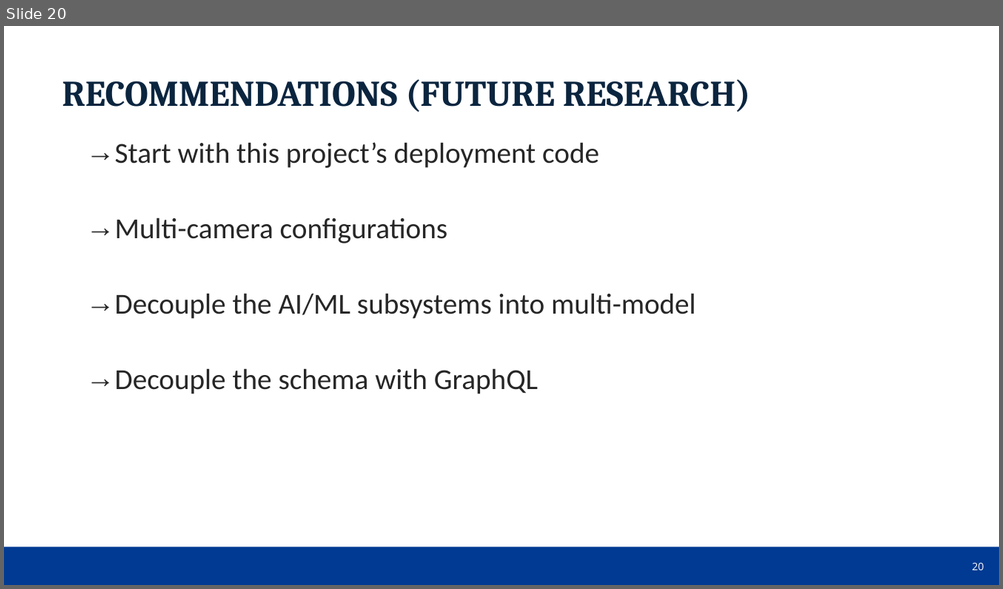
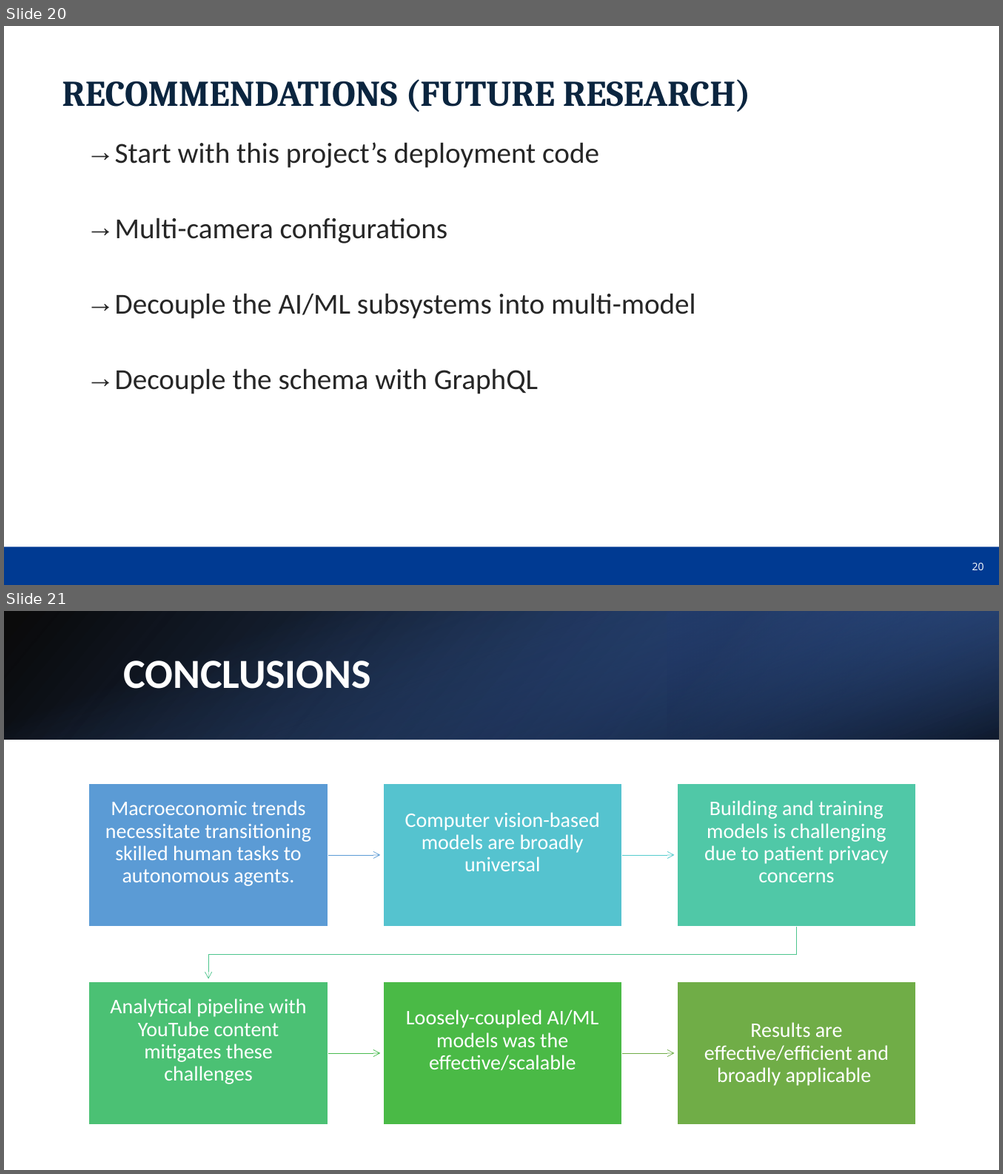
Before and after one commit to dr-natetorious/Dissertation, a slide deck: OralDefenseDeck.pptx. Shown one above the other, each under a label of ours: slide 20 before the commit, slides 20 and 21 after it. The pictures are 1003x589 and 1003x1174 pixels, drawn with LibreOffice and Linux fonts; fonts in the diff are those of the drawing; background and template pictures are left out. Boxes give left, top, right and bottom in pixels: in the first picture for what was removed or moved away, otherwise in the second. Text is boxed around its words. In the diff, an @@ line names an element or a change of style, - is before the commit and + after.

```diff
--- a/OralDefenseDeck.pptx
+++ b/OralDefenseDeck.pptx
@@ slide 21 added at (4, 611, 999, 1170), background #FFFFFF; not listed: 1 template element that a slide beside it also shows @@
@@ rectangle added at (4, 611, 999, 1170), fill #FFFFFF @@
@@ rectangle added at (4, 611, 999, 739), fill gradient #000000 to #2F5597 @@
@@ rectangle added at (4, 612, 998, 740), fill gradient #4472C4 to #000000 @@
@@ rectangle added at (667, 611, 999, 739), fill gradient #203864 to #4472C4 @@
@@ text added at (123, 661, 371, 689), 40 pt, text #FFFFFF, bold @@
+CONCLUSIONS
@@ group added at (89, 783, 916, 1125): 6 rectangles, 6 texts, 5 freeform shapes @@
+Macroeconomic trends necessitate transitioning skilled human tasks to autonomous agents.
+Computer vision-based models are broadly universal
+Building and training models is challenging due to patient privacy concerns
+Analytical pipeline with YouTube content mitigates these challenges
+Loosely-coupled AI/ML models was the effective/scalable
+Results are effective/efficient and broadly applicable
```
Also in this commit, not shown: 3 slides changed, 1 slide removed.
